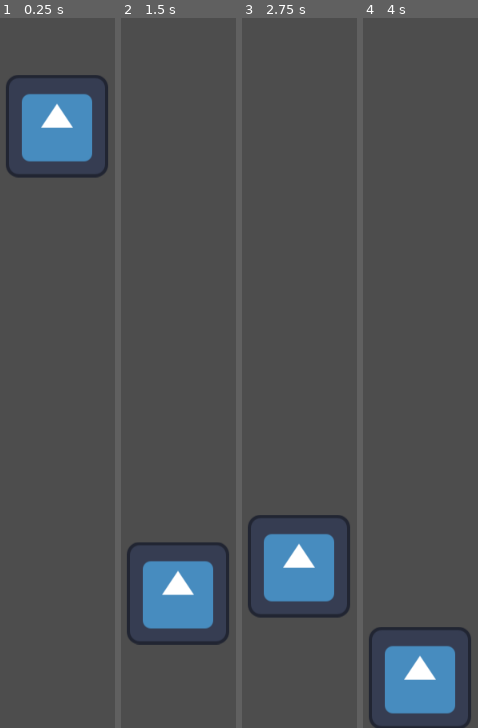
Above: before the commit, frames 1-4 (left to right).
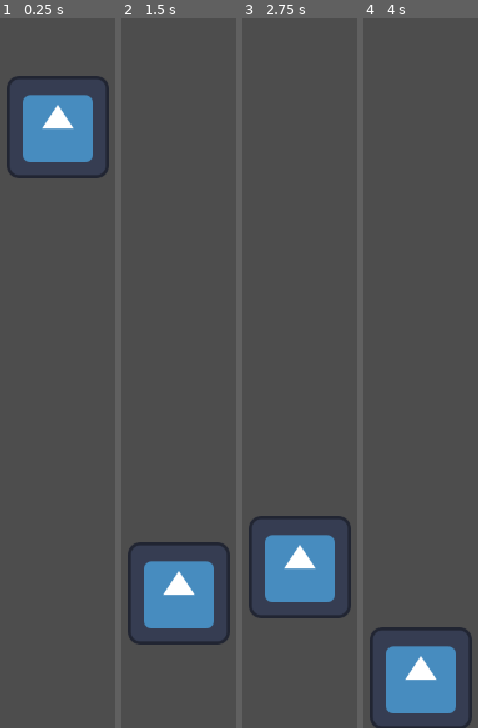
Above: after the commit, the same moments.

Repository: nekittheragdoll/FlappyMMA
Game: Godot game, scene res://scenes/game.tscn
Two runs of this game, one before a commit and one after it. Both use one fixed random seed, a clock stepped at 60 frames per second and the inputs below. The engine's default icon, where the game draws it, is replaced by a stand-in: a white triangle on a blue panel in a dark square.
Inputs:
- Up to frame 1 (0.25 s): no input
- Up to frame 2 (1.5 s): tap Space (jump) at 0.77 s; tap Enter at 1.25 s
- Up to frame 3 (2.75 s): tap Space (jump) at 1.52, 2 s
- Up to frame 4 (4 s): tap Space (jump) at 3.02, 3.77 s; tap Enter at 3.5 s

The runs differ from the first frame. In frame 1, 1.1% of the frame differs, in the area x 5-95%, y 8-23%; in frame 2, 0.6%; in frame 3, 1.1%; in frame 4, 0.7%.

Commit message:
Configured Android Support

Diff:
--- a/project.godot
+++ b/project.godot
@@ -19,6 +19,8 @@
 
 window/size/viewport_width=800
 window/size/viewport_height=1000
+window/stretch/mode="canvas_items"
+window/handheld/orientation=1
 
 [input]
 
@@ -27,3 +29,10 @@
 "events": [Object(InputEventKey,"resource_local_to_scene":false,"resource_name":"","device":0,"window_id":0,"alt_presse …(189 unchanged characters)…
 ]
 }
+
+[rendering]
+
+renderer/rendering_method="gl_compatibility"
+renderer/rendering_method.mobile="gl_compatibility"
+textures/vram_compression/import_etc2_astc=true
+2d/snap/snap_2d_transforms_to_pixel=true
Not shown, added: export_presets.cfg
